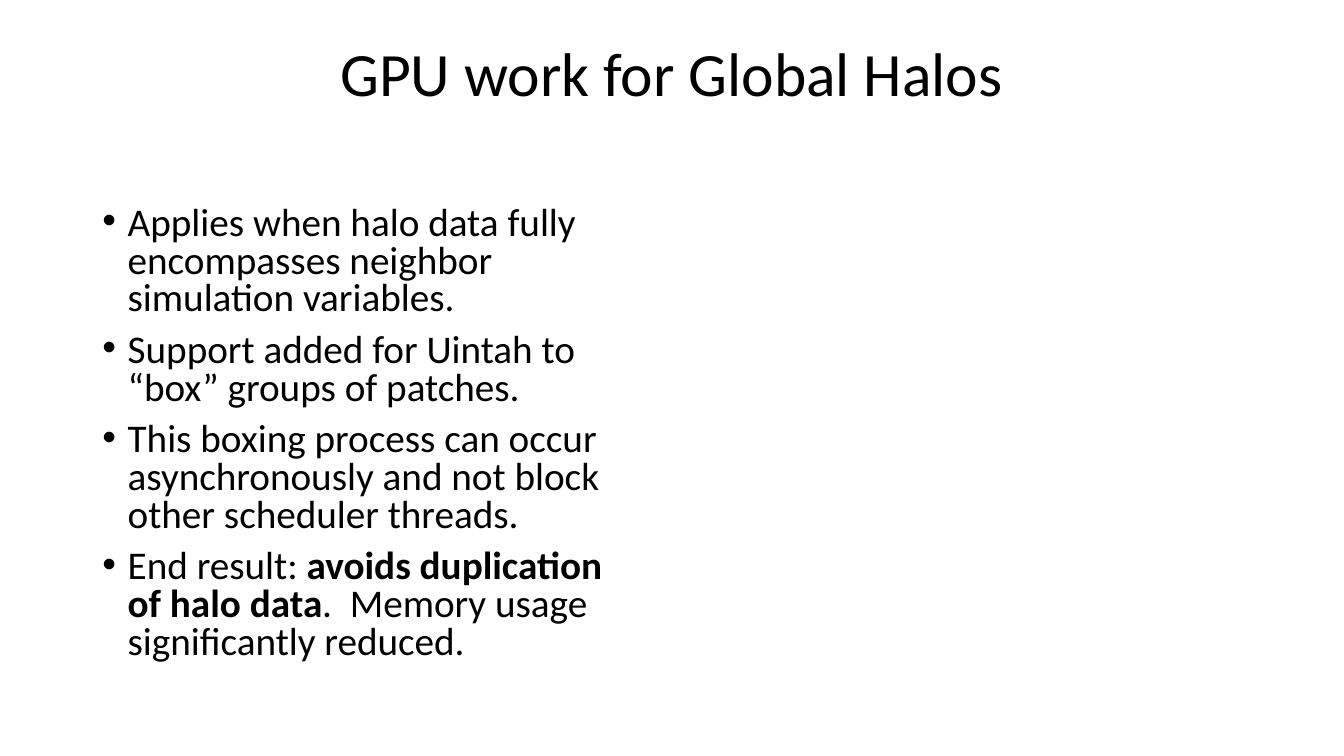
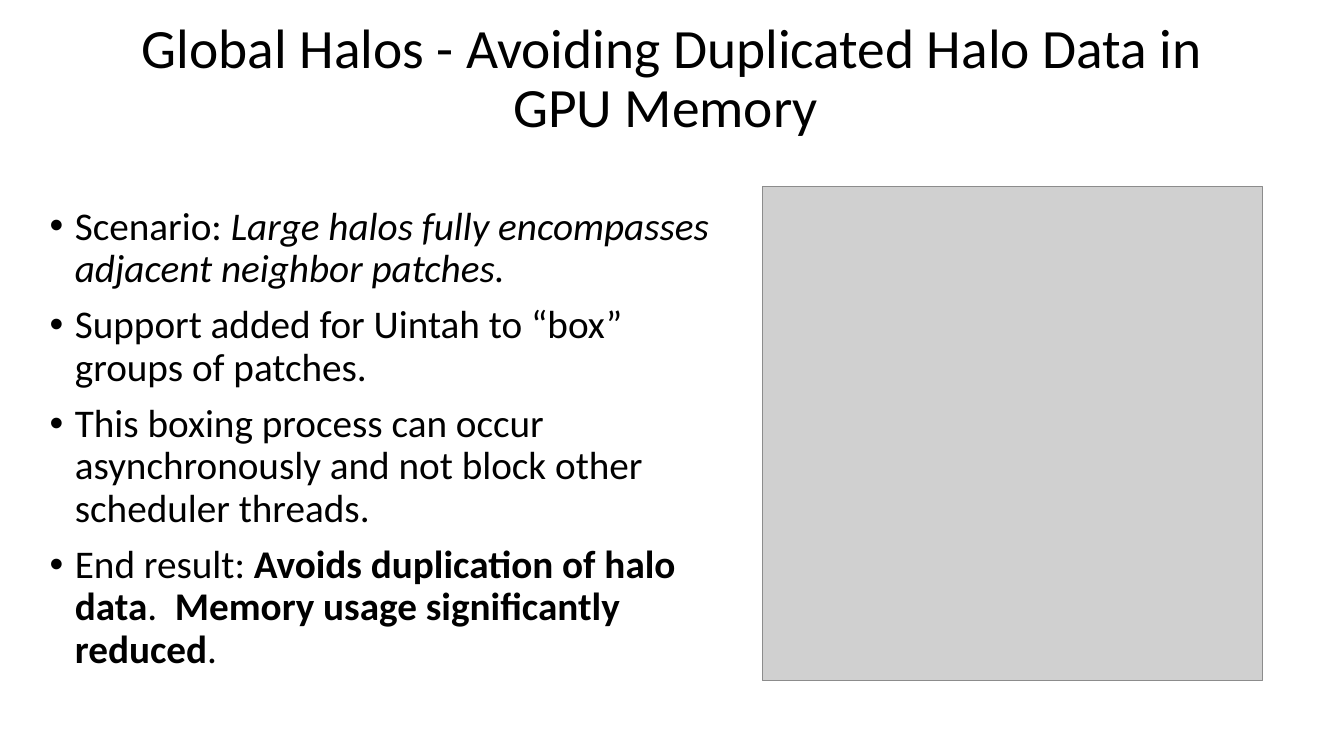
Before and after one commit to bradleypeterson/proposal, a slide deck: slide 1 of slides/tst_november2017_update.pptx. Drawn at 1344x756 pixels with LibreOffice and Linux fonts; fonts in the diff are those of the drawing; grey boxes stand for pictures. Boxes give left, top, right and bottom in pixels: in the first picture for what was removed or moved away, otherwise in the second. Text is boxed around its words. In the diff, an @@ line names an element or a change of style, - is before the commit and + after.

```diff
--- a/slides/tst_november2017_update.pptx
+++ b/slides/tst_november2017_update.pptx
@@ title at <box>142,29,1202,136</box>: text changed; size 44 to 39.6 pt @@
-GPU work for Global Halos
+Global Halos - Avoiding Duplicated Halo Data in GPU Memory
@@ text "Scenario: Large halos fully encompasses ...": place and size @@
-text "Scenario: Large halos fully encompasses ..." at <box>128,208,602,662</box>
+text "Scenario: Large halos fully encompasses ..." at <box>75,212,709,664</box>
@@ picture added at <box>762,187,1262,682</box> @@
@@ text at <box>75,212,709,289</box>: text changed; italic on @@
-• Applies when halo data fully encompasses neighbor simulation variables.
+• Scenario: Large halos fully encompasses adjacent neighbor patches.
@@ text at <box>75,310,642,523</box>: line spacing 0.8 to 0.9 @@
@@ text at <box>75,550,675,664</box>: text changed; bold on @@
-• End result: avoids duplication of halo data. Memory usage significantly reduced.
+• End result: Avoids duplication of halo data. Memory usage significantly reduced.
```
Also in this commit, not shown: 4 other slides changed, 1 slide added, 11 other files.
